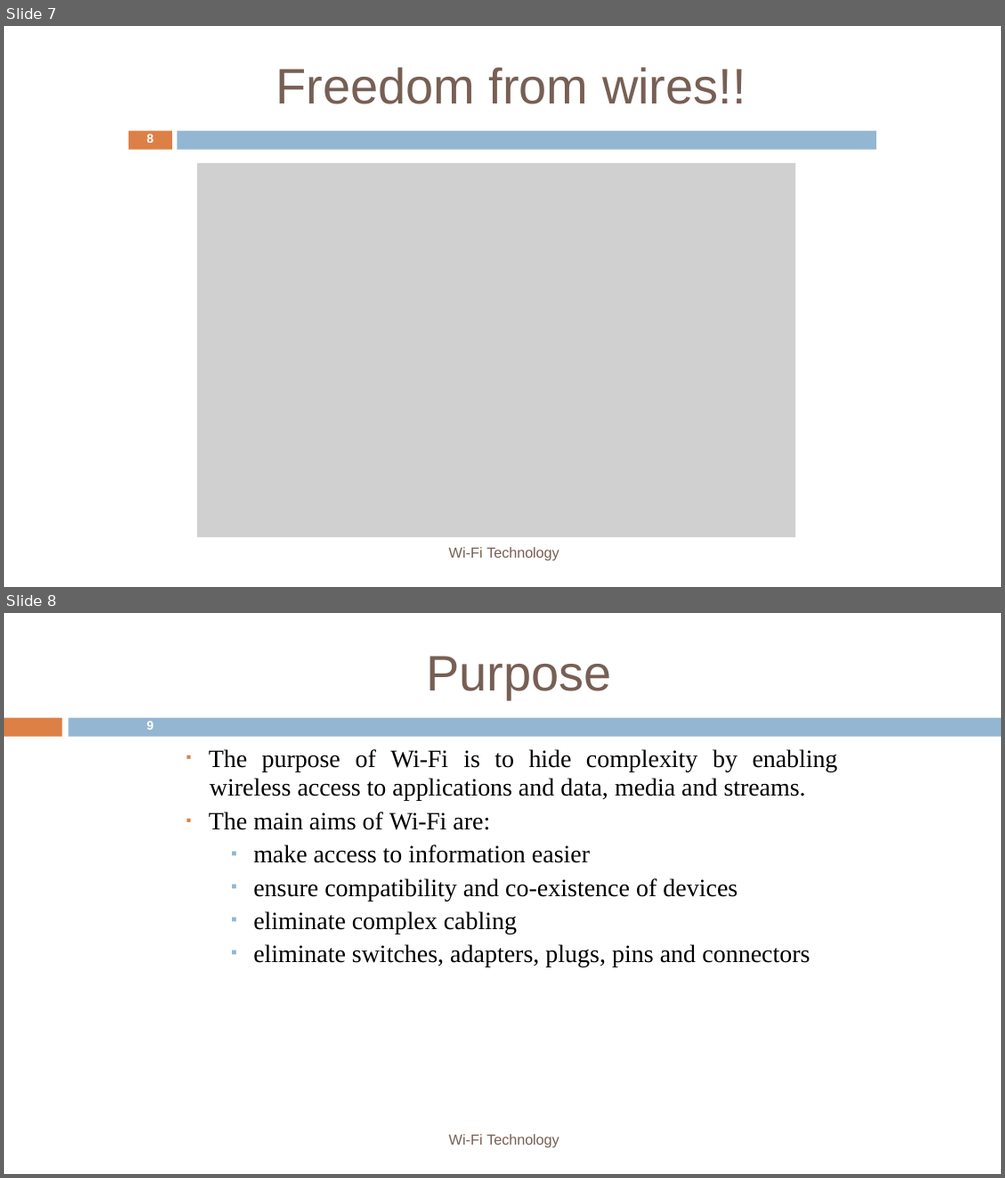
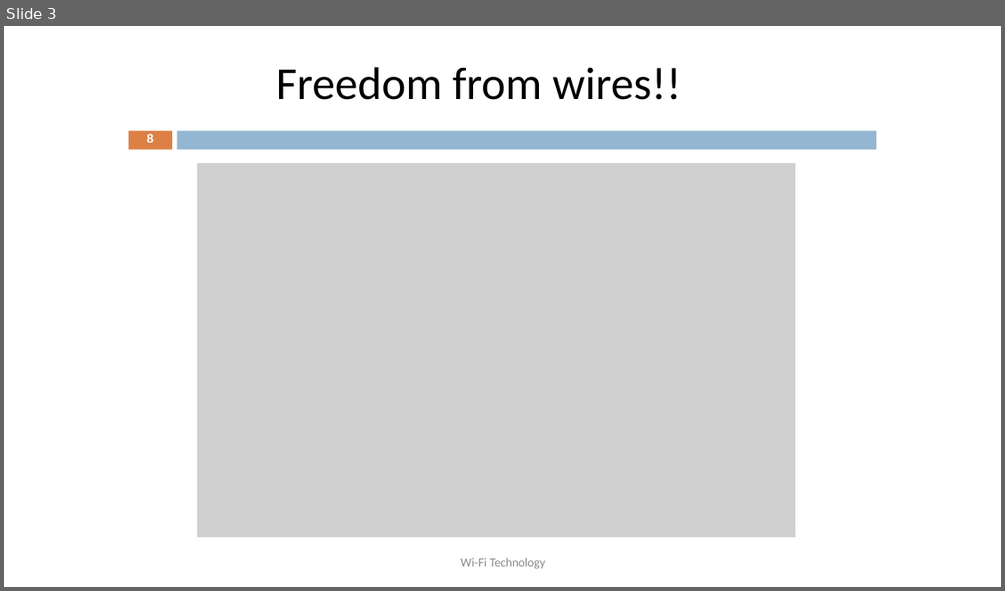
Before and after one commit to sudharsan2000/probot2020, a slide deck: Session PPTs/Seesion2 Node.pptx. Shown one above the other, each under a label of ours: slides 7 and 8 before the commit, slide 3 after it. The pictures are 1005x1178 and 1005x591 pixels, drawn with LibreOffice and Linux fonts; fonts in the diff are those of the drawing; grey boxes stand for pictures. Boxes give left, top, right and bottom in pixels: in the first picture for what was removed or moved away, otherwise in the second. Text is boxed around its words. In the diff, an @@ line names an element or a change of style, - is before the commit and + after.

```diff
--- a/Session PPTs/Seesion2 Node.pptx
+++ b/Session PPTs/Seesion2 Node.pptx
@@ slide 8 removed at (x1=4, y1=613, x2=1001, y2=1174), background #FFFFFF @@
@@ title removed at (x1=426, y1=656, x2=611, y2=699) @@
-Purpose
@@ freeform shape removed at (x1=4, y1=718, x2=63, y2=737) @@
@@ freeform shape removed at (x1=68, y1=718, x2=1001, y2=737) @@
@@ text removed at (x1=146, y1=721, x2=154, y2=730) @@
-9
@@ text removed at (x1=209, y1=749, x2=838, y2=967) @@
-▪ The purpose of Wi-Fi is to hide complexity by enabling
-wireless access to applications and data, media and streams.
-▪ The main aims of Wi-Fi are:
-  ▪ make access to information easier
-  ▪ ensure compatibility and co-existence of devices
-  ▪ eliminate complex cabling
-  ▪ eliminate switches, adapters, plugs, pins and connectors
@@ text removed at (x1=449, y1=1134, x2=558, y2=1148) @@
-Wi-Fi Technology
@@ what was slide 7 is now slide 3 @@
@@ slide 3 changed as well @@
@@ title "Freedom from wires!!" at (x1=276, y1=67, x2=681, y2=100): size 48 to 44 pt, font Arial to Calibri, text colour #775F54 to #000000; line spacing 1 to 0.9; vertical alignment top to middle @@
@@ text "Wi-Fi Technology" moved from (x1=449, y1=547, x2=558, y2=561) to (x1=461, y1=557, x2=546, y2=569) @@
@@ text "Wi-Fi Technology" at (x1=461, y1=557, x2=546, y2=569): size 14 to 12 pt, font Arial to Calibri, text colour #775F54 to #8C8C8C; alignment left to centre; vertical alignment top to middle @@
```
Also in this commit, not shown: 10 other slides changed, 13 slides added, 6 other slides removed, 1 other file.
